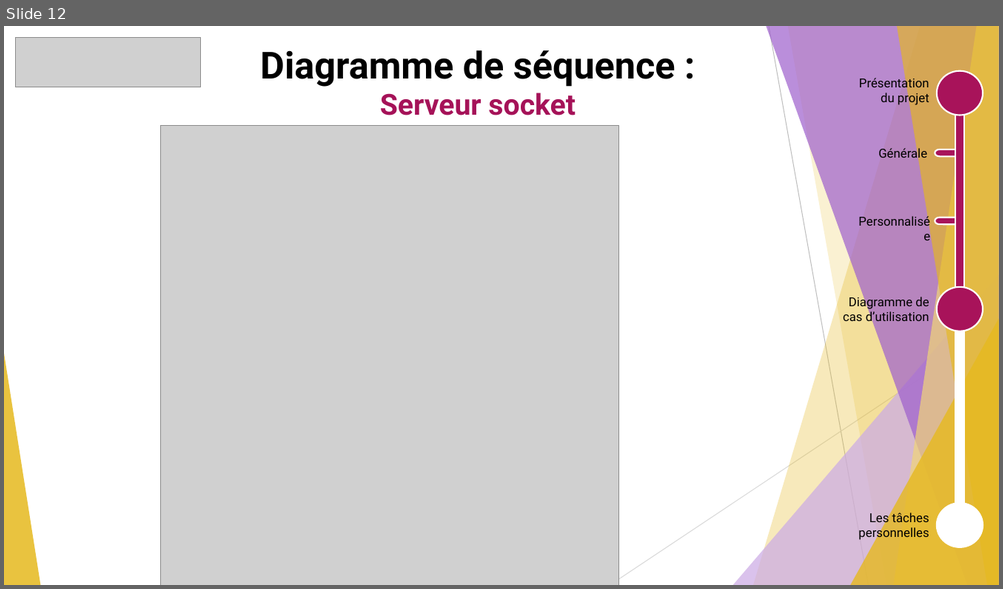
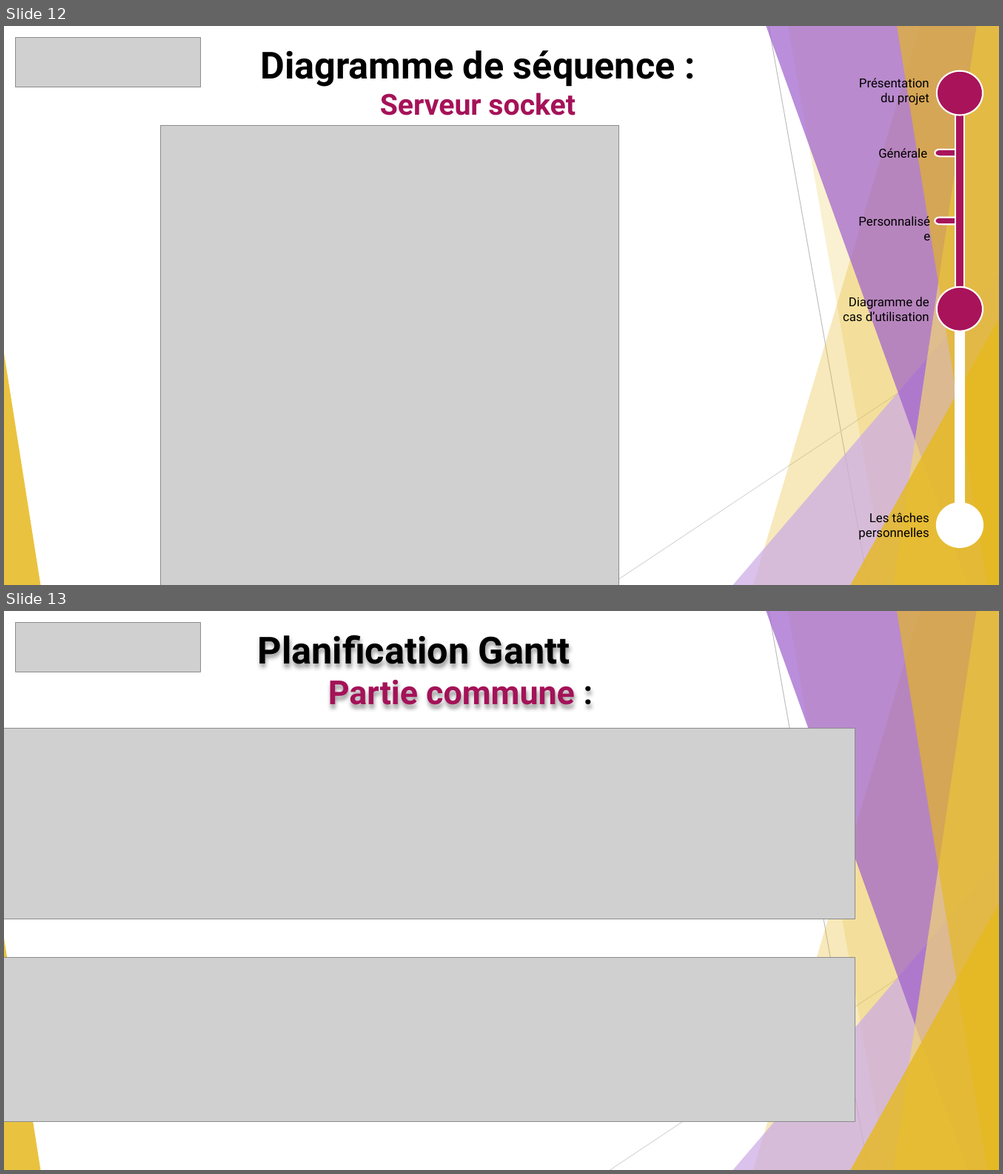
Before and after one commit to GuiguiMvn/Systeme-Escape-Game-Telethon, a slide deck: Guillaume/Documents/Revue 2 de projet étudiant 1 Escape Game Téléthon.pptx. Shown one above the other, each under a label of ours: slide 12 before the commit, slides 12 and 13 after it. The pictures are 1003x589 and 1003x1174 pixels, drawn with LibreOffice and Linux fonts; fonts in the diff are those of the drawing; grey boxes stand for pictures. Boxes give left, top, right and bottom in pixels: in the first picture for what was removed or moved away, otherwise in the second. Text is boxed around its words. In the diff, an @@ line names an element or a change of style, - is before the commit and + after.

Commit message:
Maj gantt + Maj diapo revue 2

```diff
--- a/Guillaume/Documents/Revue 2 de projet étudiant 1 Escape Game Téléthon.pptx
+++ b/Guillaume/Documents/Revue 2 de projet étudiant 1 Escape Game Téléthon.pptx
@@ slide 13 added at <box>4,611,999,1170</box>, background #FFFFFF; not listed: 10 template elements that a slide beside it also shows @@
@@ picture added at <box>16,623,201,673</box> @@
@@ text added at <box>258,635,575,707</box>, 36 pt, text #000000, bold @@
+Planification Gantt Partie commune :
@@ picture added at <box>4,729,854,919</box> @@
@@ picture added at <box>4,958,854,1122</box> @@
```
Also in this commit, not shown: 1 other slide added, 1 other file.
